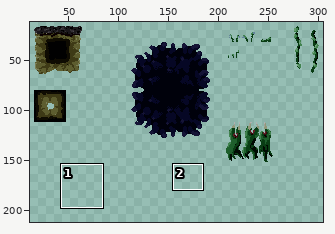
Pixel-art file, stored at asset-sources/tilesets/nexus-mix.aseprite. The first picture is a wide view before the edit; the outline marks the close-up.
Close-up. First the earlier version:
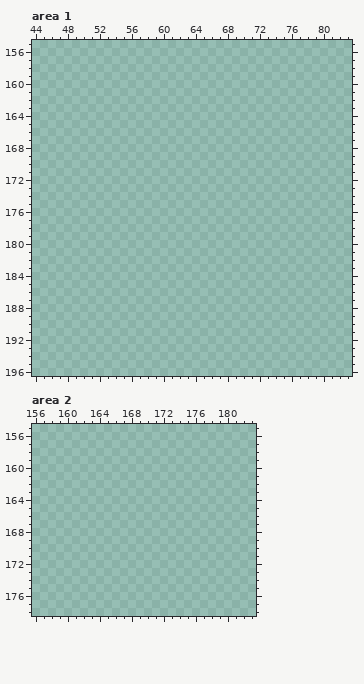
320x320 pixels, 1 frame. Colours within 5 levels of each other are drawn and written as one. Shown: area 1: x 44..83, y 155..196; area 2: x 156..183, y 155..178. The wide view leaves out empty margins. The commit also changed other parts of the picture, which this record leaves out.
New version:
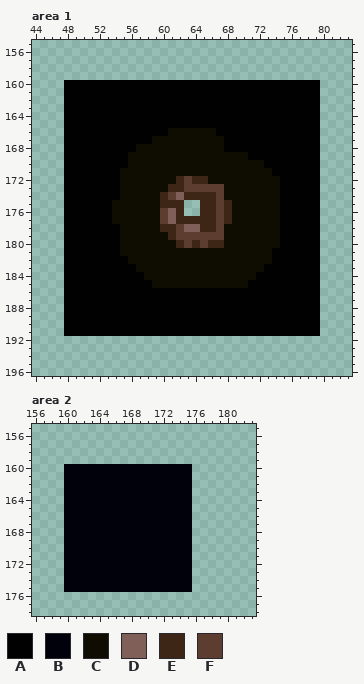
Palette (. is transparent): A #010101  B #00010b  C #0f0c02  D #7f5f57  E #3e2616  F #5d3d2f
Edits made:
Area 1, layer "Layer 1":
Colour A is added in rows 160 to 165 at x 48 to 79; in row 166 at x 48 to 60 and 67 to 79; in row 167 at x 48 to 58 and 68 to 79; in row 168 at x 48 to 56 and 68 to 79; in row 169 at x 48 to 55 and 71 to 79; in row 170 at x 48 to 55 and 73 to 79.
Colour A is added in row 171 at x 48 to 54 and 74 to 79; in rows 172 to 174 at x 48 to 54 and 75 to 79; in rows 175 to 177 at x 48 to 53 and 75 to 79; in rows 178 to 180 at x 48 to 54 and 75 to 79; in row 181 at x 48 to 54 and 74 to 79; in row 182 at x 48 to 55 and 74 to 79.
Colour A is added in row 183 at x 48 to 56 and 73 to 79; in row 184 at x 48 to 57 and 72 to 79; in row 185 at x 48 to 58 and 71 to 79; in rows 186 to 191 at x 48 to 79.
Colour C is added in row 166 at x 61 to 66; in row 167 at x 59 to 67; in row 168 at x 57 to 67; in row 169 at x 56 to 70; in row 170 at x 56 to 72; in row 171 at x 55 to 73.
Colour C is added in row 172 at x 55 to 61 and 66 to 74; in row 173 at x 55 to 60 and 68 to 74; in row 174 at x 55 to 59 and 68 to 74; in rows 175 to 177 at x 54 to 59 and 69 to 74; in row 178 at x 55 to 59 and 68 to 74; in row 179 at x 55 to 60 and 68 to 74.
Colour C is added in row 180 at x 55 to 61 and 68 to 74; in row 181 at x 55 to 73; in row 182 at x 56 to 73; in row 183 at x 57 to 72; in row 184 at x 58 to 71; in row 185 at x 59 to 70.
Colour D is added in row 174 at x 62; in rows 176 to 177 at x 61; in row 178 at x 63 to 64.
Colour E is added in row 172 at x 62 and 64 to 65; in row 173 at x 61 to 62; in row 174 at x 60 and 63 to 66; in row 175 at x 60 to 62, 65 to 66 and 68; in row 176 at x 62, 65 to 66 and 68; in row 177 at x 62 to 66 and 68.
Colour E is added in row 178 at x 60 to 61 and 65 to 66; in row 179 at x 61; in row 180 at x 62, 64 and 66 to 67.
Colour F is added in row 172 at x 63; in row 173 at x 63 to 67; in row 174 at x 61 and 67; in row 175 at x 67; in rows 176 to 177 at x 60 and 67; in row 178 at x 62 and 67.
Colour F is added in row 179 at x 62 to 67; in row 180 at x 63 and 65.
Area 2, layer "Layer 1":
Colour B is added in rows 160 to 175 at x 160 to 175.
Where, in picture pixels (left, top, right, bottom), the same in both close-ups:
added: (64, 80, 320, 336)
added: (64, 464, 192, 592)
